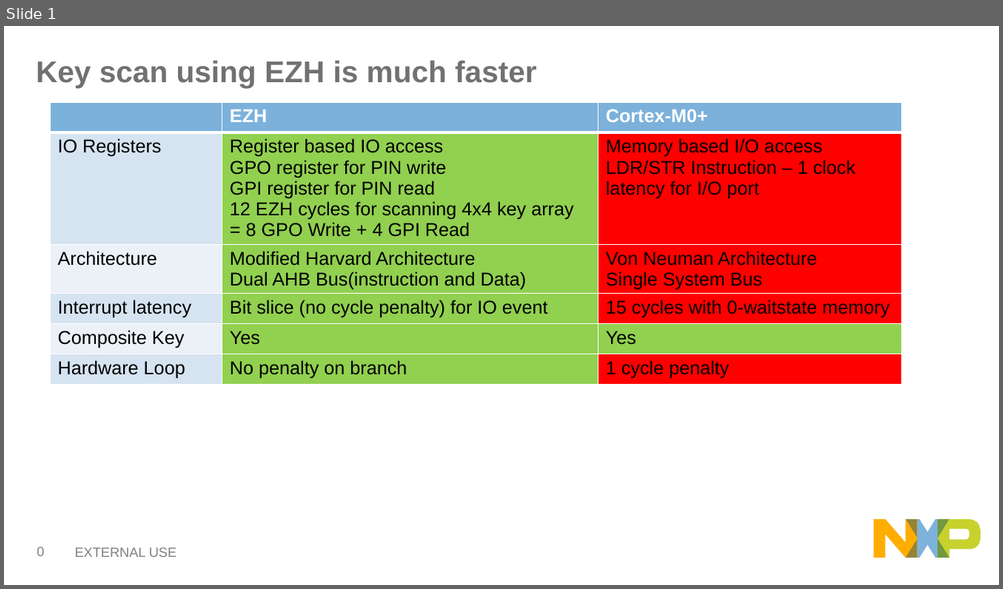
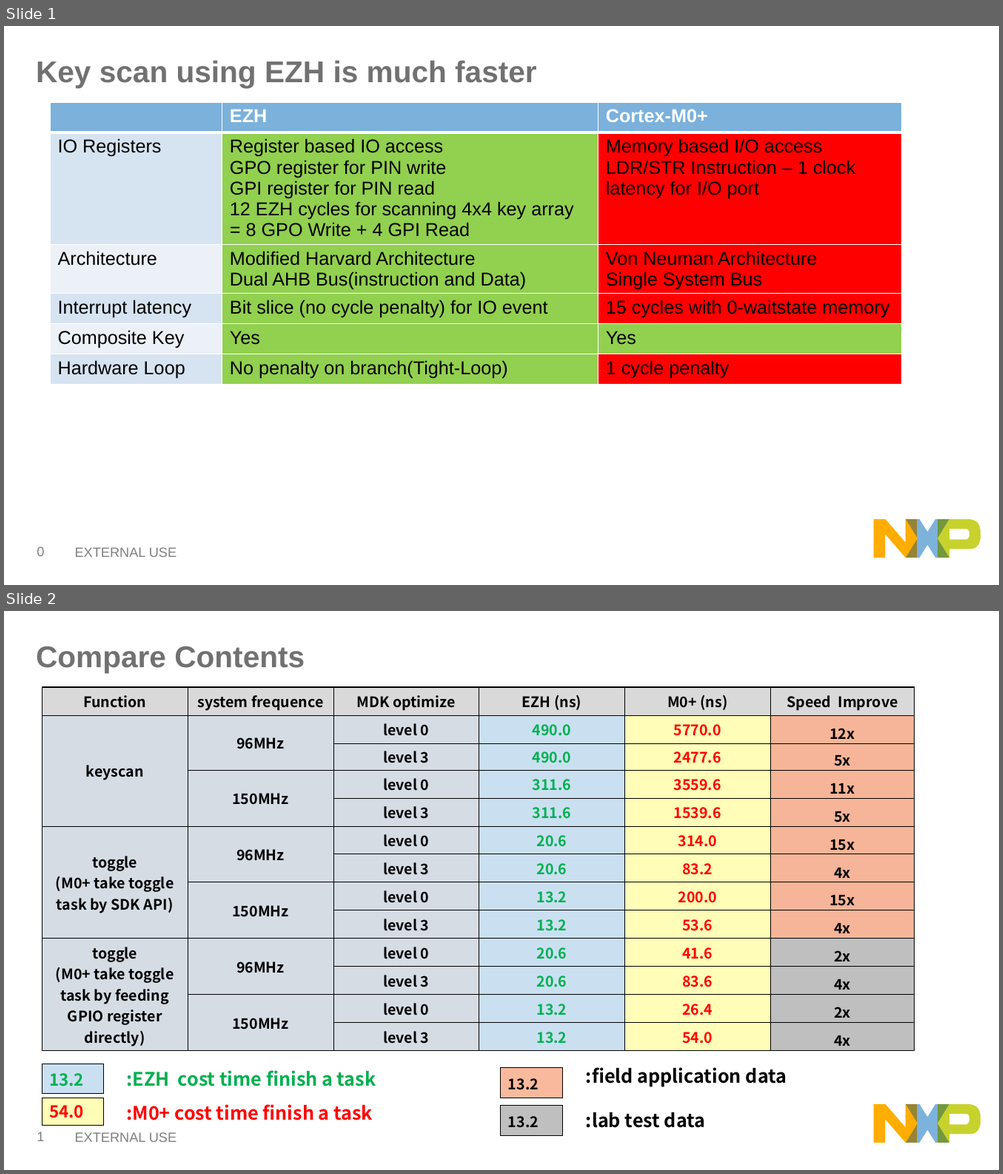
Before and after one commit to JohnWu1234/EZH_KeyScan, a slide deck: ezh_for_key_scan_john.pptx. Shown one above the other, each under a label of ours: slide 1 before the commit, slides 1 and 2 after it. The pictures are 1003x589 and 1003x1174 pixels, drawn with LibreOffice and Linux fonts; fonts in the diff are those of the drawing. Boxes give left, top, right and bottom in pixels: in the first picture for what was removed or moved away, otherwise in the second. Text is boxed around its words. In the diff, an @@ line names an element or a change of style, - is before the commit and + after.

Commit message:
[lpc51u68][ezh][keyscan]v2.0     1.add 150MHz perfermance     2.add GPIO toggle with SDK implement     3.update the compare slid

```diff
--- a/ezh_for_key_scan_john.pptx
+++ b/ezh_for_key_scan_john.pptx
@@ slide 2 added at box(4, 611, 999, 1170), background #FFFFFF; not listed: 7 template elements that a slide beside it also shows @@
@@ title added at box(36, 646, 304, 673), 29 pt, text #707070, bold @@
+Compare Contents
@@ table added at box(42, 687, 913, 1051), 13 rows, 6 columns @@
+Function | system frequence | MDK optimize | EZH (ns) | M0+ (ns) | Speed Improve
+keyscan | 96MHz | level 0 | 490.0 | 5770.0 | 12x
+ |  | level 3 | 490.0 | 2477.6 | 5x
+ | 150MHz | level 0 | 311.6 | 3559.6 | 11x
+ |  | level 3 | 311.6 | 1539.6 | 5x
+toggle (M0+ take toggle task by SDK API) | 96MHz | level 0 | 20.6 | 314.0 | 15x
+ |  | level 3 | 20.6 | 83.2 | 4x
+ | 150MHz | level 0 | 13.2 | 200.0 | 15x
+ |  | level 3 | 13.2 | 53.6 | 4x
+toggle (M0+ take toggle task by feeding GPIO register directly) | 96MHz | level 0 | 20.6 | 41.6 | 2x
+ |  | level 3 | 20.6 | 83.6 | 4x
+ | 150MHz | level 0 | 13.2 | 26.4 | 2x
+ |  | level 3 | 13.2 | 54.0 | 4x
@@ rectangle added at box(42, 1064, 104, 1093), fill #CAE0F1, outline #000000 0.75 pt, 16 pt, text #00B050, bold @@
+13.2
@@ text added at box(126, 1071, 376, 1087), 18 pt, text #00B050, bold @@
+:EZH cost time finish a task
@@ rectangle added at box(501, 1068, 563, 1098), fill #F9B99D, outline #000000 0.75 pt, 14 pt, text #000000, bold @@
+13.2
@@ text added at box(586, 1068, 787, 1088), 18 pt, text #000000, bold @@
+:field application data
@@ rectangle added at box(42, 1098, 104, 1126), fill #FFFDB7, outline #000000 0.75 pt, 16 pt, text #FF0000, bold @@
+54.0
@@ text added at box(126, 1105, 373, 1121), 18 pt, text #FF0000, bold @@
+:M0+ cost time finish a task
@@ rectangle added at box(501, 1105, 563, 1136), fill #BFBFBF, outline #000000 0.75 pt, 14 pt, text #000000, bold @@
+13.2
@@ text added at box(586, 1113, 706, 1128), 18 pt, text #000000, bold @@
+:lab test data
@@ slide 1 changed as well @@
@@ table at box(51, 102, 902, 395) @@
-row 6, column 2: No penalty on branch
+row 6, column 2: No penalty on branch(Tight-Loop)
```
Also in this commit, not shown: 3 other slides changed, 9 other slides added, 11 other files.
